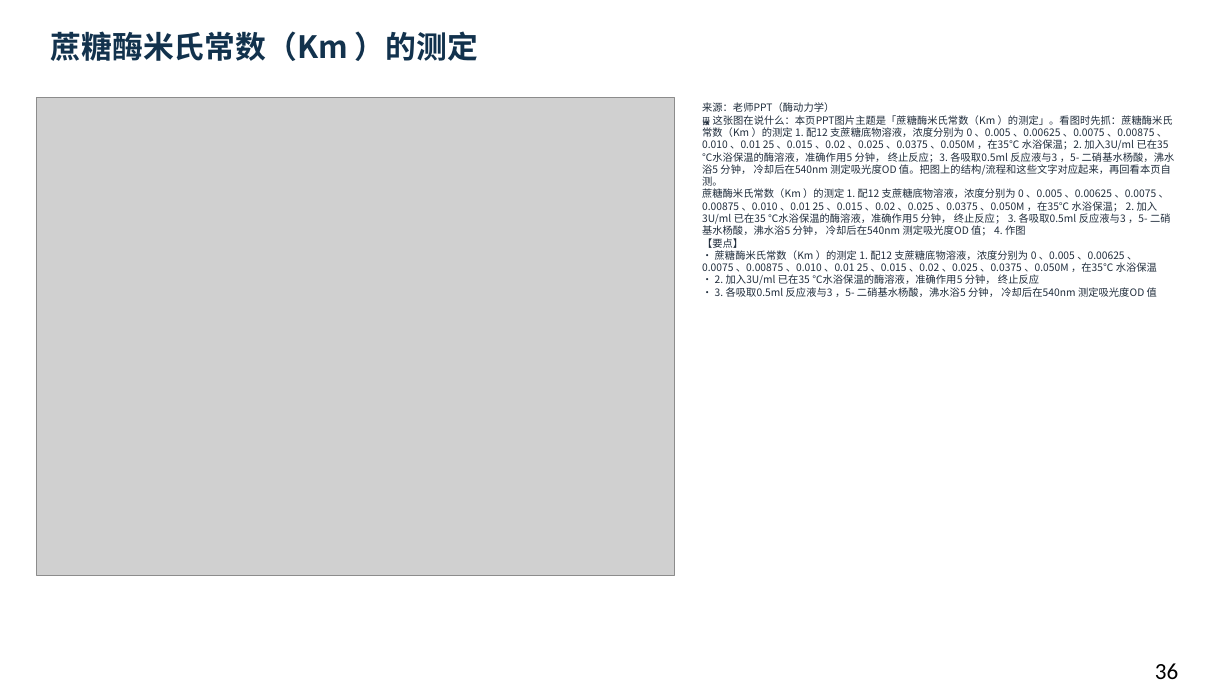
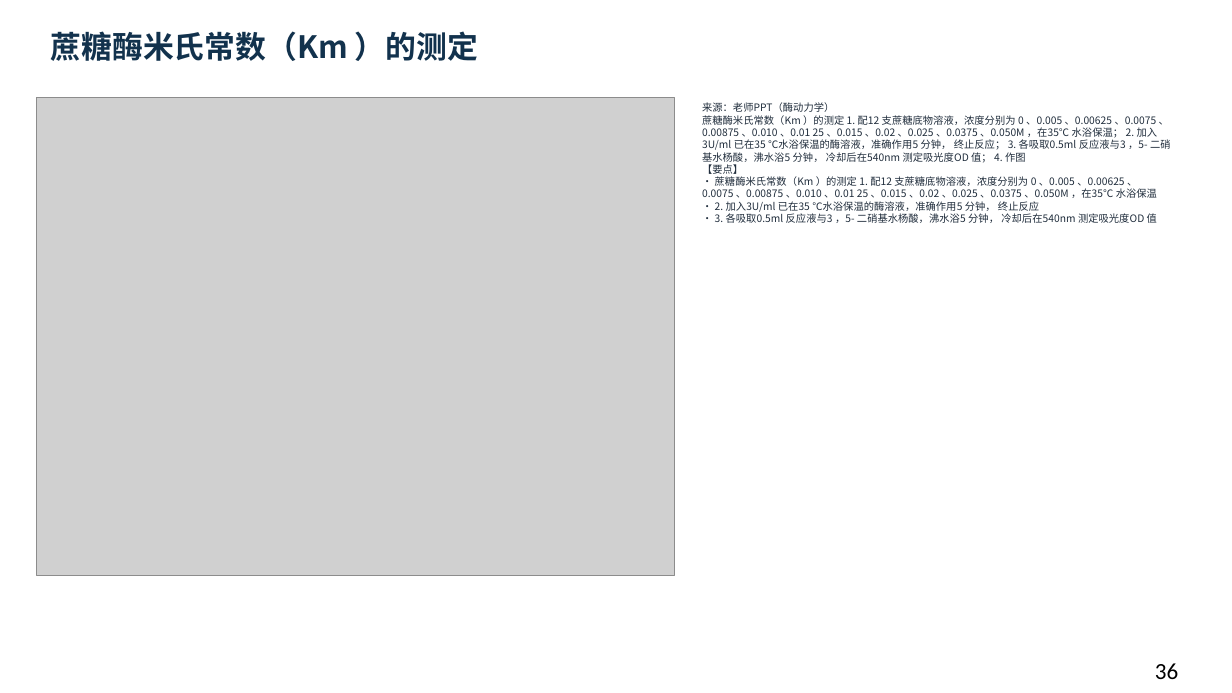
Before and after one commit to newkan-li/Biochemistry, a slide deck: slide 36 of downloads/bc07-ai-style.pptx. Drawn at 1232x693 pixels with LibreOffice and Linux fonts; fonts in the diff are those of the drawing; grey boxes stand for pictures. Boxes give left, top, right and bottom in pixels: in the first picture for what was removed or moved away, otherwise in the second. Text is boxed around its words. In the diff, an @@ line names an element or a change of style, - is before the commit and + after.

```diff
--- a/downloads/bc07-ai-style.pptx
+++ b/downloads/bc07-ai-style.pptx
@@ text at (702, 102, 1171, 223): text changed @@
-来源：老师PPT（酶动力学）
-🖼 这张图在说什么：本页PPT图片主题是「蔗糖酶米氏常数（Km ）的测定」。看图时先抓：蔗糖酶米氏常数（Km ）的测定 1. 配12 支蔗糖底物溶液，浓度分别为 0 、0.005 、0.00625 、0.0075 、0.00875 、0.010 、0.01 25 、0.015 、0.02 、0.025 、0.0375 、0.050M ，在35℃ 水浴保温；2. 加入3U/ml 已在35 ℃水浴保温的酶溶液，准确作用5 分钟， 终止反应；3. 各吸取0.5ml 反应液与3 ，5- 二硝基水杨酸，沸水浴5 分钟， 冷却后在540nm 测定吸光度OD 值。把图上的结构/流程和这些文字对应起来，再回看本页自测。
-蔗糖酶米氏常数（Km ）的测定 1. 配12 支蔗糖底物溶液，浓度分别为 0 、0.005 、0.00625 、0.0075 、0.00875 、0.010 、0.01 25 、0.015 、0.02 、0.025 、0.0375 、0.050M ，在35℃ 水浴保温； 2. 加入3U/ml 已在35 ℃水浴保温的酶溶液，准确作用5 分钟， 终止反应； 3. 各吸取0.5ml 反应液与3 ，5- 二硝基水杨酸，沸水浴5 分钟， 冷却后在540nm 测定吸光度OD 值； 4. 作图
-【要点】
-• 蔗糖酶米氏常数（Km ）的测定 1. 配12 支蔗糖底物溶液，浓度分别为 0 、0.005 、0.00625 、0.0075 、0.00875 、0.010 、0.01 25 、0.015 、0.02 、0.025 、0.0375 、0.050M ，在35℃ 水浴保温
-• 2. 加入3U/ml 已在35 ℃水浴保温的酶溶液，准确作用5 分钟， 终止反应
-• 3. 各吸取0.5ml 反应液与3 ，5- 二硝基水杨酸，沸水浴5 分钟， 冷却后在540nm 测定吸光度OD 值
+来源：老师PPT（酶动力学）
+蔗糖酶米氏常数（Km ）的测定 1. 配12 支蔗糖底物溶液，浓度分别为 0 、0.005 、0.00625 、0.0075 、0.00875 、0.010 、0.01 25 、0.015 、0.02 、0.025 、0.0375 、0.050M ，在35℃ 水浴保温； 2. 加入3U/ml 已在35 ℃水浴保温的酶溶液，准确作用5 分钟， 终止反应； 3. 各吸取0.5ml 反应液与3 ，5- 二硝基水杨酸，沸水浴5 分钟， 冷却后在540nm 测定吸光度OD 值； 4. 作图
+【要点】
+• 蔗糖酶米氏常数（Km ）的测定 1. 配12 支蔗糖底物溶液，浓度分别为 0 、0.005 、0.00625 、0.0075 、0.00875 、0.010 、0.01 25 、0.015 、0.02 、0.025 、0.0375 、0.050M ，在35℃ 水浴保温
+• 2. 加入3U/ml 已在35 ℃水浴保温的酶溶液，准确作用5 分钟， 终止反应
+• 3. 各吸取0.5ml 反应液与3 ，5- 二硝基水杨酸，沸水浴5 分钟， 冷却后在540nm 测定吸光度OD 值
```
Also in this commit, not shown: 112 other slides changed, 20 other files.
